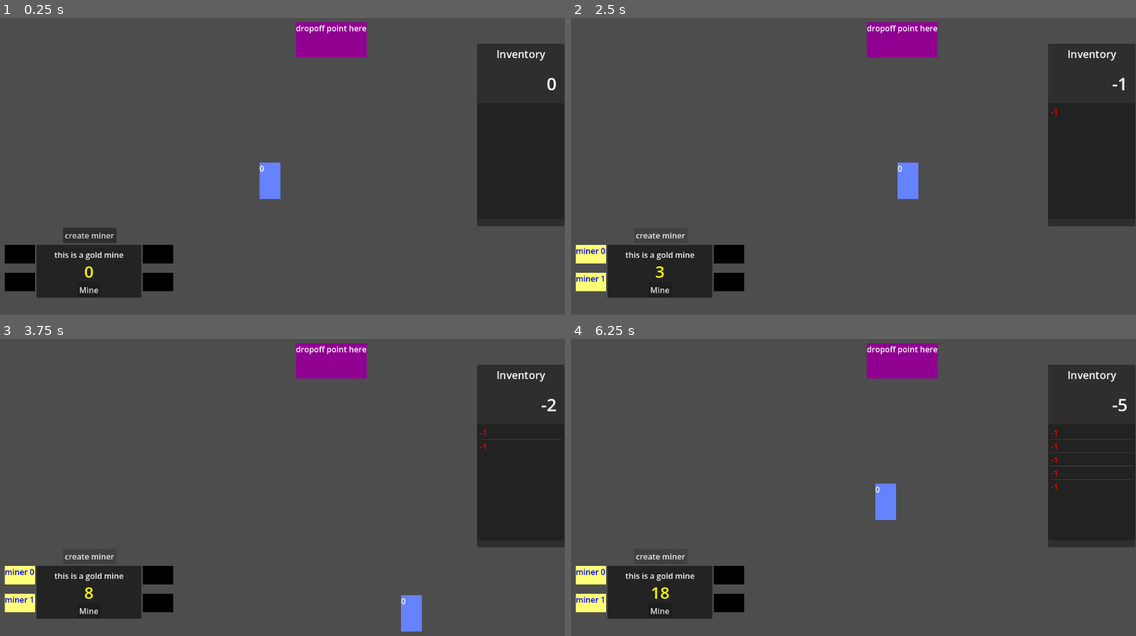
Above: before the commit, frames 1-4 (two rows, left to right).
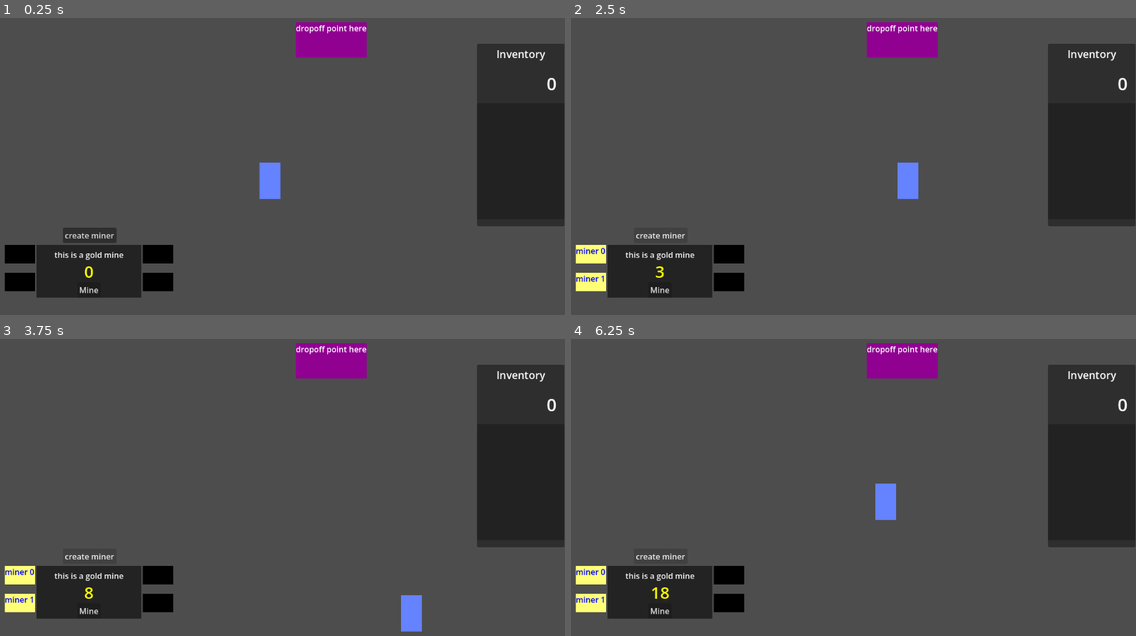
Above: after the commit, the same moments.

Repository: matrndev/gold-game
Game: Godot game, scene res://scenes/game.tscn
The game is run twice, just before and just after one commit, with the same random seed, the same clock (stepped at 60 frames per second) and the same inputs.
Inputs:
- Up to frame 1 (0.25 s): no input
- Up to frame 2 (2.5 s): click "Mine" at 0.5 s; click "create miner" at 1.25 s; tap Enter at 2 s; hold D (move_right) from 2.03 s (still down)
- Up to frame 3 (3.75 s): release D (move_right) at 2.78 s; hold S (move_down) 2.78-3.53 s; hold D (move_right) from 3.53 s (still down)
- Up to frame 4 (6.25 s): release D (move_right) at 4.28 s; hold W (move_up) 4.28-5.03 s; hold A (move_left) from 5.03 s (still down)

The runs differ from the first frame. In frame 1, less than 0.1% of the frame differs, in the area x 46-47%, y 49-52%; in frame 2, less than 0.1%; in frame 3, less than 0.1%; in frame 4, 0.2%, in the area x 53-100%, y 20-52%.
Error after the commit: Invalid assignment of property or key 'text' with value of type 'String' on a base object of type 'null instance'. (res://scripts/stats_display.gd:15)

Commit message:
add singleton for variables

Diff:
--- a/scripts/dropoff_point.gd
+++ b/scripts/dropoff_point.gd
@@ -4,7 +4,7 @@
 
 func _on_body_entered(body: Node2D) -> void:
 	if body.name == "Player":
-		if body.current_gold > 0:
-			print("dropped ", body.current_gold)
-			StoredStats.stored_gold += body.current_gold
-			body.current_gold = 0
+		if StoredStats.gold_inventory > 0:
+			print("dropped ", StoredStats.gold_inventory)
+			StoredStats.stored_gold += StoredStats.gold_inventory
+			StoredStats.gold_inventory = 0
--- a/scripts/gold_mine.gd
+++ b/scripts/gold_mine.gd
@@ -1,23 +1,17 @@
 extends Area2D
-
-@export var gold_generation_interval: float = 1.0
 
 var current_gold: int
 
 var active_miners: Array[Node2D]
 
 
-func _ready() -> void:
-	$GoldGeneratorTimer.wait_time = gold_generation_interval
-
-
 func _on_body_entered(body: Node2D) -> void:
 	body.modulate = Color(1.0, 0.0, 0.0, 1.0)
 
 	if body.name == "Player":
-		body.gold_transactions.append(current_gold)
+		StoredStats.gold_transactions.append(current_gold)
 
-		body.current_gold += current_gold
+		StoredStats.gold_inventory += current_gold
 		current_gold = 0
 		update_gold_meter()
 
--- a/scripts/player.gd
+++ b/scripts/player.gd
@@ -2,8 +2,8 @@
 
 @export var movement_speed = 300
 
-var current_gold: int
-var gold_transactions: Array[int]
+var current_gold: int = StoredStats.gold_inventory
+var gold_transactions: Array[int] = StoredStats.gold_transactions
 
 func _physics_process(_delta) -> void:
 	var input_direction = Input.get_vector("move_left", "move_right", "move_up", "move_down")
@@ -14,8 +14,3 @@
 		current_gold -= 1
 
 	move_and_slide()
-
-func _process(_delta: float) -> void:
-	$CurrentGoldLabel.text = str(StoredStats.stored_gold)
-	$"../StatsDisplay".current_gold = current_gold
-	$"../StatsDisplay".gold_transactions = gold_transactions
--- a/scripts/stats_display.gd
+++ b/scripts/stats_display.gd
@@ -2,8 +2,7 @@
 
 var max_list_size: int = 8
 
-var current_gold: int
-var gold_transactions: Array[int]
+var gold_transactions: Array[int] = StoredStats.gold_transactions
 
 # Called when the node enters the scene tree for the first time.
 func _ready() -> void:
@@ -12,7 +11,8 @@
 
 # Called every frame. 'delta' is the elapsed time since the previous frame.
 func _process(_delta: float) -> void:
-	$Panel/CurrentGoldLabel.text = str(current_gold)
+	$Panel/CurrentGoldLabel.text = str(StoredStats.gold_inventory)
+	$Panel2/StoredGoldLabel.text = str(StoredStats.stored_gold)
 
 	$Panel/TransactionList.clear()
 	var last_transactions = gold_transactions.slice(-max_list_size, gold_transactions.size())
--- a/scripts/stored_stats.gd
+++ b/scripts/stored_stats.gd
@@ -1,7 +1,9 @@
 extends Node
 
+var gold_inventory: int
+var gold_transactions: Array[int]
 var stored_gold: int
 
 # Called when the node enters the scene tree for the first time.
 func _ready() -> void:
-	pass # Replace with function body.
+	pass
